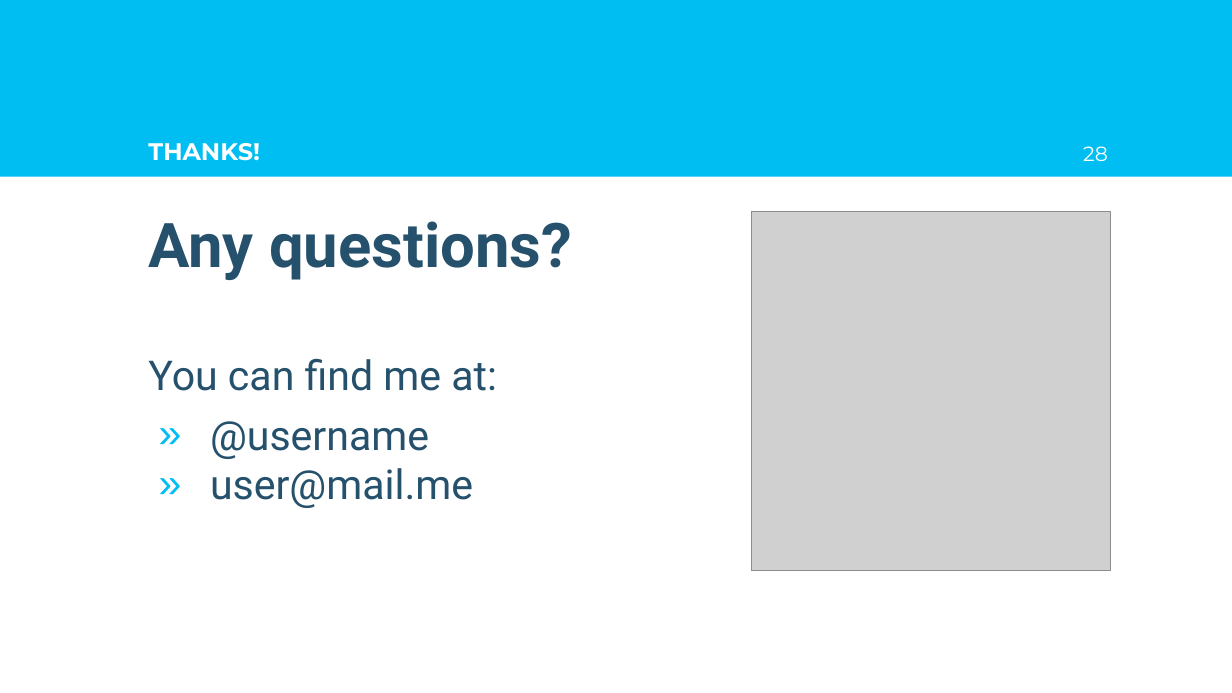
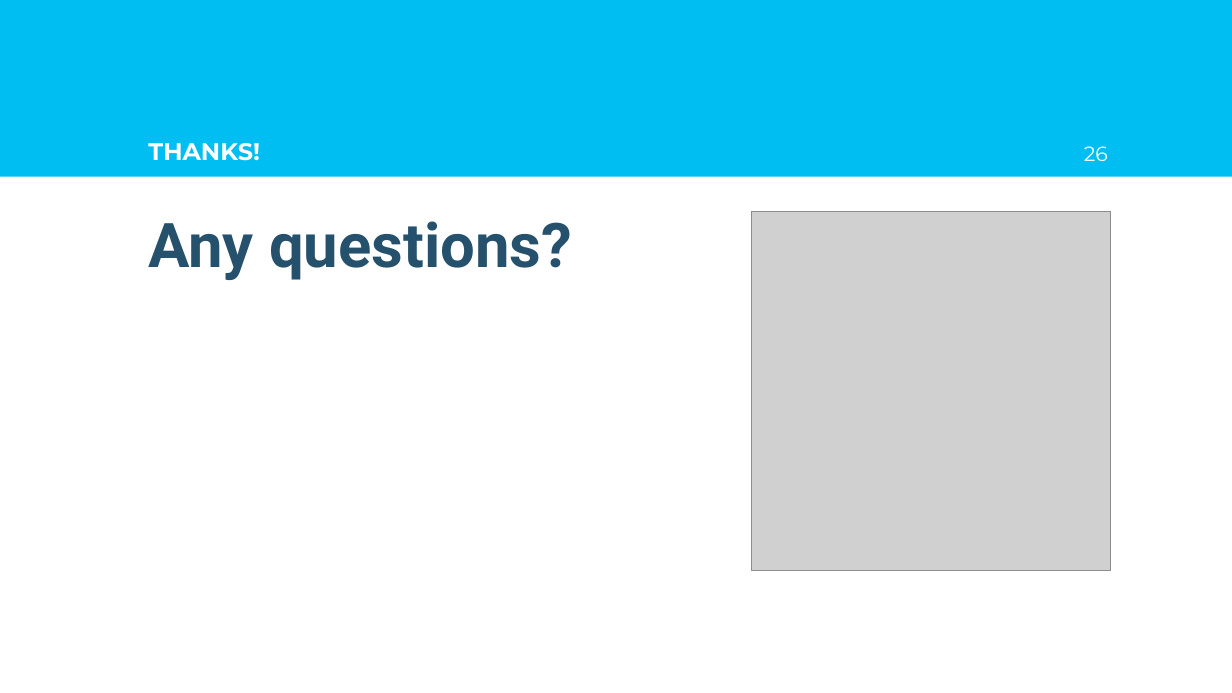
Before and after one commit to TovarasulTony/Tasks, a slide deck: slide 26 of Target_Settings_2020/Bash_SlideShow.pptx (slide 28 before the commit). Drawn at 1232x693 pixels with LibreOffice and Linux fonts; fonts in the diff are those of the drawing; grey boxes stand for pictures; background and template pictures are left out. Boxes give left, top, right and bottom in pixels: in the first picture for what was removed or moved away, otherwise in the second. Text is boxed around its words. In the diff, an @@ line names an element or a change of style, - is before the commit and + after.

```diff
--- a/Target_Settings_2020/Bash_SlideShow.pptx
+++ b/Target_Settings_2020/Bash_SlideShow.pptx
@@ page number at (1084, 146, 1108, 161): text changed @@
-28
+26
@@ text at (148, 358, 497, 508): paragraphs removed @@
-You can find me at:
-» @username
-» user@mail.me
```
Also in this commit, not shown: 4 other slides changed, 20 slides added, 26 slides removed.
